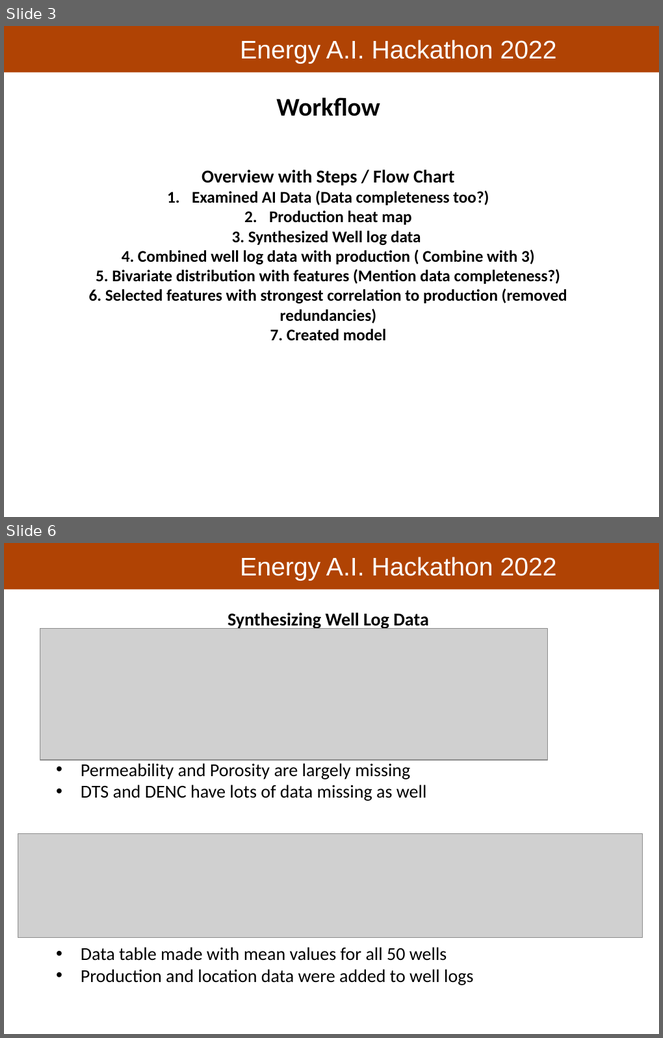
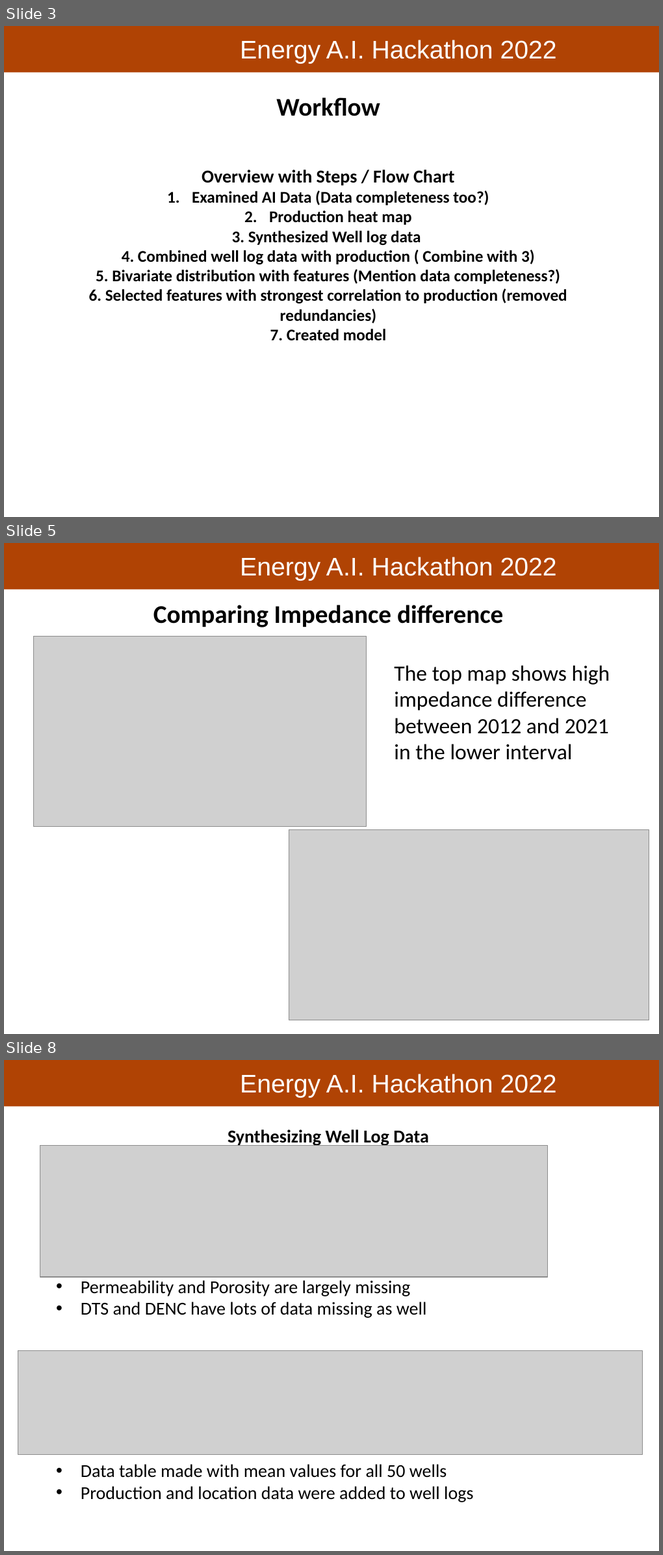
Before and after one commit to PGEHackathon/Longhorn_Energy_Club, a slide deck: Longhorn_Energy_Club_Presentation.pptx. Shown one above the other, each under a label of ours: slides 3 and 6 before the commit, slides 3, 5 and 8 after it; the slides between them are not shown. The pictures are 663x1038 and 663x1555 pixels, drawn with LibreOffice and Linux fonts; fonts in the diff are those of the drawing; grey boxes stand for pictures; background and template pictures are left out. Boxes give left, top, right and bottom in pixels: in the first picture for what was removed or moved away, otherwise in the second. Text is boxed around its words. In the diff, an @@ line names an element or a change of style, - is before the commit and + after.

```diff
--- a/Longhorn_Energy_Club_Presentation.pptx
+++ b/Longhorn_Energy_Club_Presentation.pptx
@@ slide 5 added at bbox=[4, 543, 659, 1034], background #FFFFFF; not listed: 2 template elements that a slide beside it also shows @@
@@ text added at bbox=[154, 605, 503, 627], 28 pt, text #000000, bold @@
+Comparing Impedance difference
@@ picture added at bbox=[34, 636, 366, 826] @@
@@ text added at bbox=[394, 665, 610, 760], 24 pt, text #000000 @@
+The top map shows high impedance difference between 2012 and 2021 in the lower interval
@@ picture added at bbox=[289, 830, 649, 1021] @@
@@ what was slide 6 is now slide 8 @@
```
Also in this commit, not shown: 1 slide changed, 2 other slides added, 1 slide removed, 3 other files.
